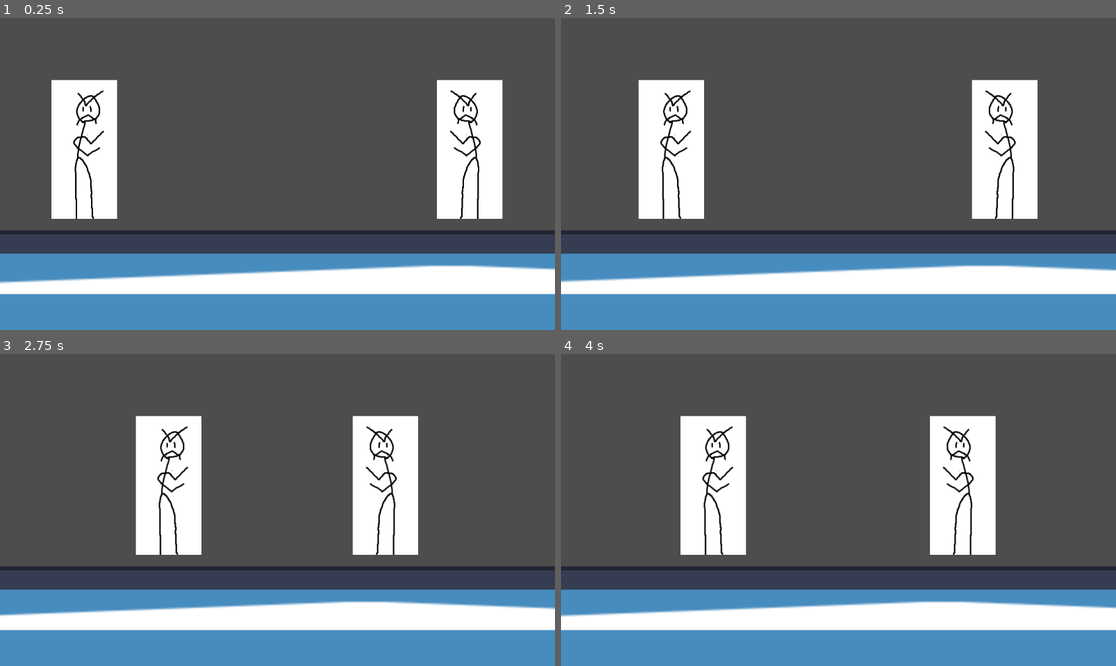
Above: before the commit, frames 1-4 (two rows, left to right).
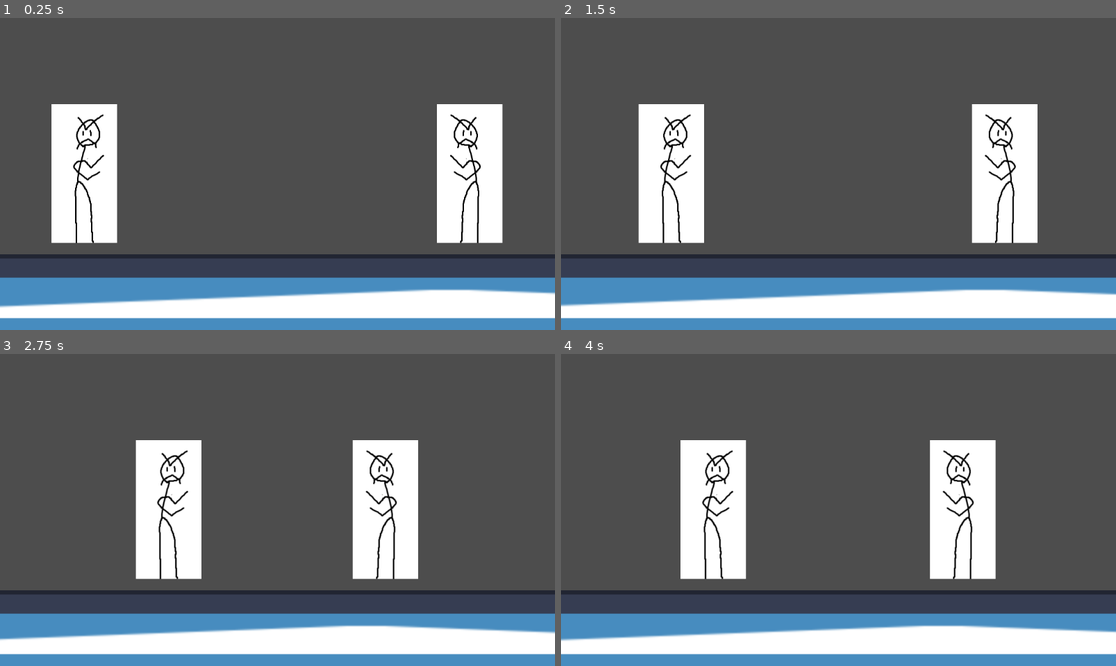
Above: after the commit, the same moments.

Repository: MichaelRatel/Fighting-Game-IEEE
Game: Godot game, scene res://main_scene.tscn
Same seed, same stepped clock (60 frames per second), same inputs: the game is played once before the commit and once after it. The engine's default icon, where the game draws it, is replaced by a stand-in: a white triangle on a blue panel in a dark square.
Inputs:
- Up to frame 1 (0.25 s): no input
- Up to frame 2 (1.5 s): tap Enter at 0.5 s; hold D (player1_right) 0.53-1.28 s; hold U (player1_a) 0.53-1.28 s; hold S (player1_down) from 1.28 s (still down); tap I (player1_b) at 1.35 s
- Up to frame 3 (2.75 s): tap Space at 2 s; release S (player1_down) at 2.03 s; hold D (player1_right) from 2.03 s (still down); hold O (player1_c) from 2.03 s (still down)
- Up to frame 4 (4 s): release D (player1_right) at 2.78 s; release O (player1_c) at 2.78 s; hold W (player1_up) 2.78-3.53 s; tap J (player1_d) at 2.85 s; tap Enter at 3.5 s; hold A (player1_left) from 3.53 s (still down); hold P (player2_a) from 3.53 s (still down)

The runs differ from the first frame. In frame 1, 26% of the frame differs, in the area x 0-100%, y 19-97%; in frame 2, 26%; in frame 3, 26%; in frame 4, 26%.

Commit message:
moved camera slightly up

Diff:
--- a/Camera2D.gd
+++ b/Camera2D.gd
@@ -14,4 +14,4 @@
 		zoom=Vector2(1,1)
 	if zoom<Vector2(0.34,0.34):
 		zoom=Vector2(0.34,0.34)
-	offset.y = zoom.y*800 -800
+	offset.y = zoom.y*800 -850
